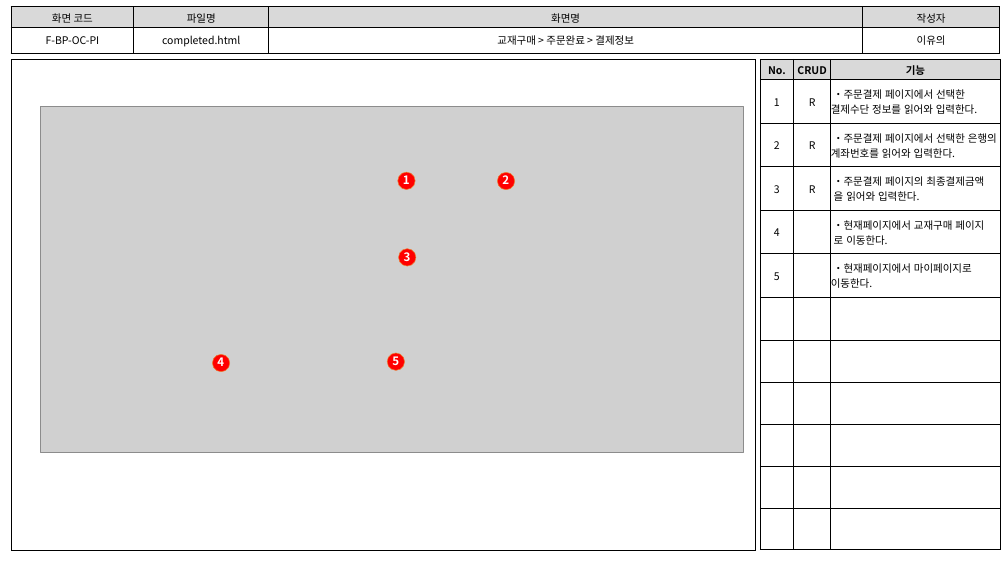
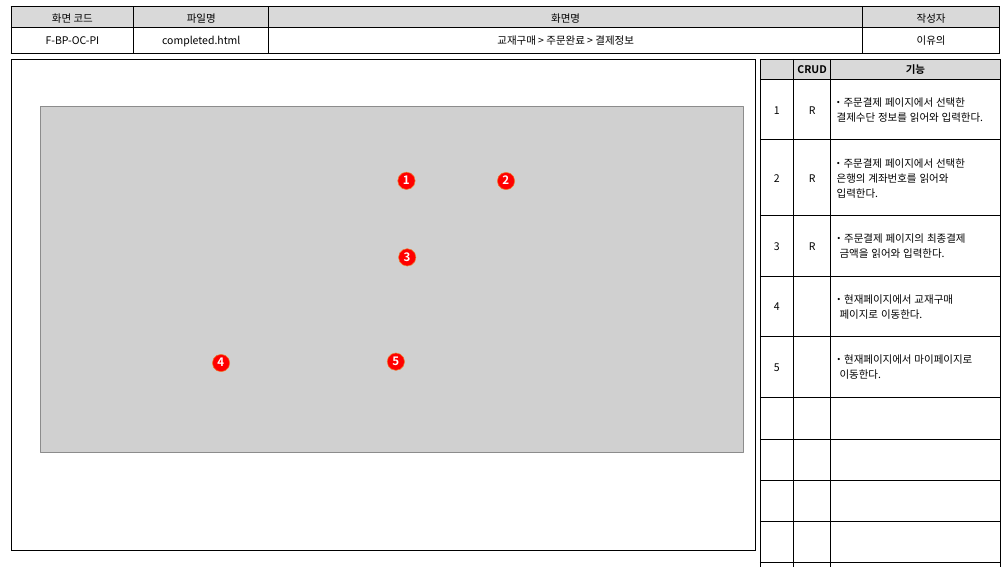
Before and after one commit to index506/cosmo6th_3thGroup, a slide deck: slide 9 of 3rd_Project/Member/Lee/기능,화면,테스트 문서/3th_Project_화면 설계도(이유의).pptx. Drawn at 1008x567 pixels with LibreOffice and Linux fonts; fonts in the diff are those of the drawing; grey boxes stand for pictures. Boxes give left, top, right and bottom in pixels: in the first picture for what was removed or moved away, otherwise in the second. Text is boxed around its words. In the diff, an @@ line names an element or a change of style, - is before the commit and + after.

```diff
--- a/3rd_Project/Member/Lee/기능,화면,테스트 문서/3th_Project_화면 설계도(이유의).pptx
+++ b/3rd_Project/Member/Lee/기능,화면,테스트 문서/3th_Project_화면 설계도(이유의).pptx
@@ table at [761,60,1001,551] @@
-row 1, column 1: No.
+row 1, column 1: 
-row 2, column 3: ・주문결제 페이지에서 선택한 결제수단 정보를 읽어와 입력한다.
+row 2, column 3: ・주문결제 페이지에서 선택한 / 결제수단 정보를 읽어와 입력한다.
-row 3, column 3: ・주문결제 페이지에서 선택한 은행의 계좌번호를 읽어와 입력한다.
+row 3, column 3: ・주문결제 페이지에서 선택한 / 은행의 계좌번호를 읽어와 / 입력한다.
-row 4, column 3: ・주문결제 페이지의 최종결제금액 / 을 읽어와 입력한다.
+row 4, column 3: ・주문결제 페이지의 최종결제 / 금액을 읽어와 입력한다.
-row 5, column 3: ・현재페이지에서 교재구매 페이지 / 로 이동한다.
+row 5, column 3: ・현재페이지에서 교재구매 / 페이지로 이동한다.
-row 6, column 3: ・현재페이지에서 마이페이지로 이동한다.
+row 6, column 3: ・현재페이지에서 마이페이지로 / 이동한다.
-row 12:  |  | 
```
Also in this commit, not shown: 8 other slides changed, 3 other files.
